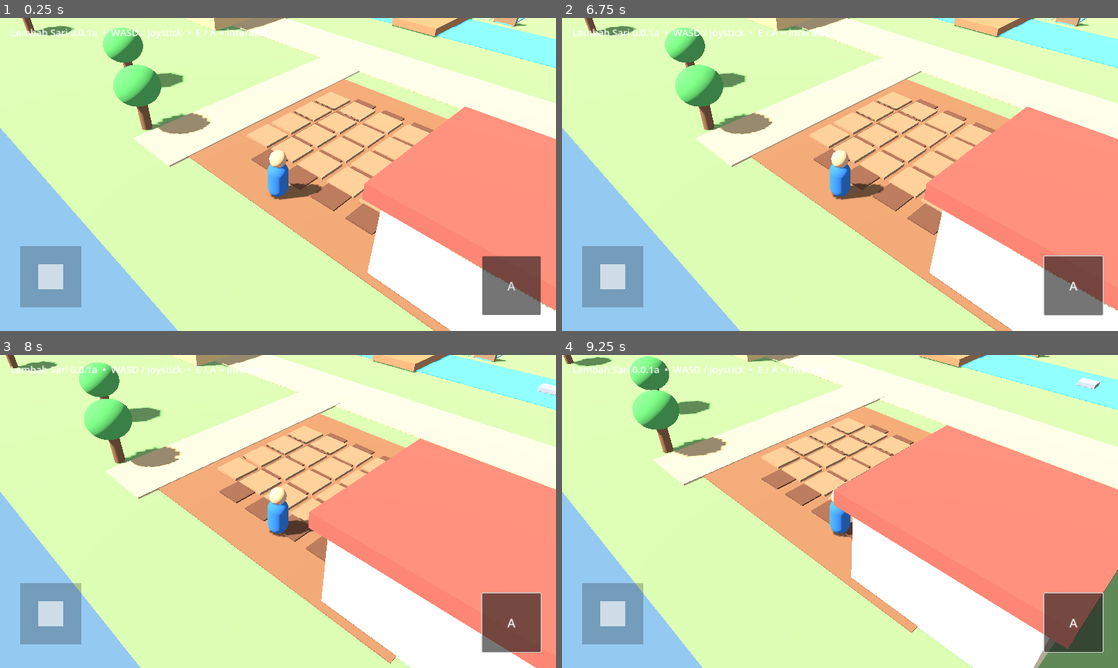
Above: before the commit, frames 1-4 (two rows, left to right).
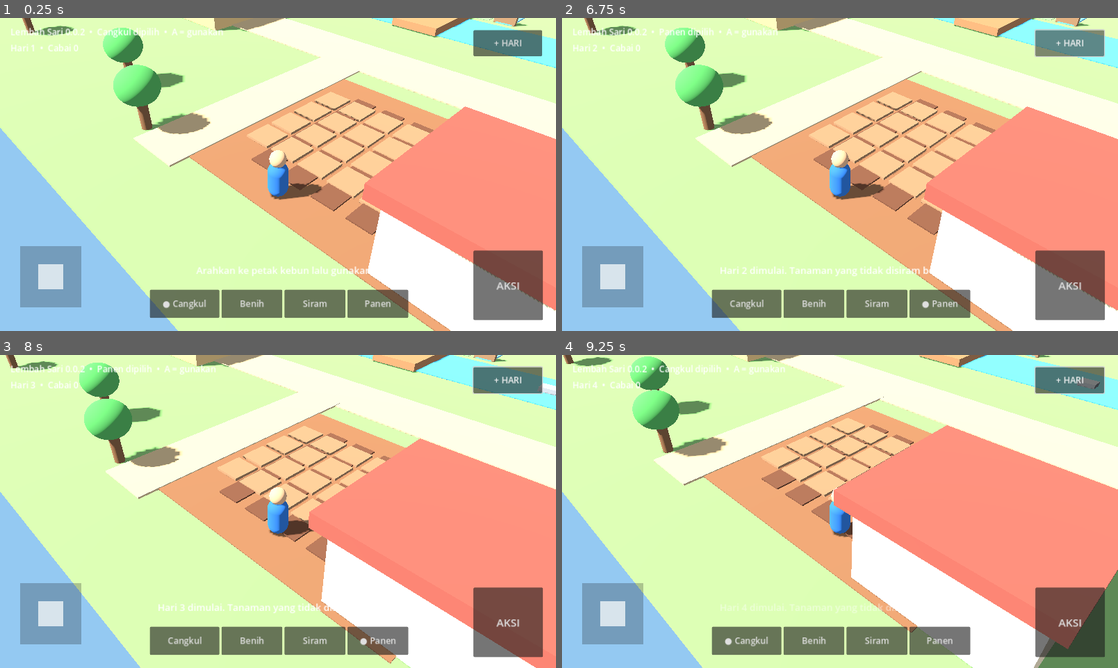
Above: after the commit, the same moments.

Repository: eneft/Lembah-sari
Game: Godot game, scene res://scenes/Main.tscn
The game is run twice, just before and just after one commit, with the same random seed, the same clock (stepped at 60 frames per second) and the same inputs.
Inputs (mouse positions are in pixels of both pictures, inside the frame that each line leads up to):
- Up to frame 1 (0.25 s): no input
- Up to frame 2 (6.75 s): click "A" (after the commit: "AKSI") at 0.5 s; click (745, 302) at 1.25 s, where only the run after the commit has a clickable "● Cangkul"; click (812, 302) at 2 s, where only the run after the commit has a clickable "Benih"; click (745, 302) at 2.75 s, where only the run after the commit has a clickable "Cangkul"; click (878, 302) at 3.5 s, where only the run after the commit has a clickable "Siram"; click (878, 302) at 4.25 s, where only the run after the commit has a clickable "● Siram"; click (940, 302) at 5 s, where only the run after the commit has a clickable "Panen"; click (940, 302) at 5.75 s, where only the run after the commit has a clickable "● Panen"; click (1067, 43) at 6.5 s, where only the run after the commit has a clickable "+ HARI"
- Up to frame 3 (8 s): tap Enter at 7.25 s; drag from (50, 614) to (333, 442) at 7.27 s
- Up to frame 4 (9.25 s): drag from (728, 527) to (812, 574) at 8.02 s; tap Space at 8.75 s; move the mouse to (895, 442) at 8.77 s; hold D (move_right) from 8.78 s (still down); tap 1 at 8.85 s

The runs differ from the first frame. In frame 1, 7.0% of the frame differs, in the area x 2-98%, y 3-97%; in frame 2, 7.1%; in frame 3, 7.0%; in frame 4, 6.8%.
Error before the commit: Invalid access to property or key 'pressed' on a base object of type 'null instance'. (res://scripts/mobile_controls.gd:19)

Commit message:
feat: add farming HUD and mobile quickbar

Diff:
--- a/ui/MobileControls.tscn
+++ b/ui/MobileControls.tscn
@@ -39,23 +39,87 @@
 layout_mode = 0
 offset_right = 58.0
 offset_bottom = 58.0
-color = Color(1, 1, 1, 0.65)
+color = Color(1, 1, 1, 0.72)
 mouse_filter = 2
 
 [node name="ActionButton" type="Button" parent="Root"]
 layout_mode = 0
-offset_left = 1110.0
-offset_top = 548.0
-offset_right = 1245.0
-offset_bottom = 683.0
-theme_override_font_sizes/font_size = 28
-text = "A"
+offset_left = 1090.0
+offset_top = 535.0
+offset_right = 1250.0
+offset_bottom = 695.0
+theme_override_font_sizes/font_size = 25
+text = "AKSI"
+
+[node name="HoeButton" type="Button" parent="Root"]
+layout_mode = 0
+offset_left = 345.0
+offset_top = 625.0
+offset_right = 505.0
+offset_bottom = 690.0
+theme_override_font_sizes/font_size = 20
+text = "● Cangkul"
+
+[node name="SeedButton" type="Button" parent="Root"]
+layout_mode = 0
+offset_left = 510.0
+offset_top = 625.0
+offset_right = 650.0
+offset_bottom = 690.0
+theme_override_font_sizes/font_size = 20
+text = "Benih"
+
+[node name="WaterButton" type="Button" parent="Root"]
+layout_mode = 0
+offset_left = 655.0
+offset_top = 625.0
+offset_right = 795.0
+offset_bottom = 690.0
+theme_override_font_sizes/font_size = 20
+text = "Siram"
+
+[node name="HandButton" type="Button" parent="Root"]
+layout_mode = 0
+offset_left = 800.0
+offset_top = 625.0
+offset_right = 940.0
+offset_bottom = 690.0
+theme_override_font_sizes/font_size = 20
+text = "Panen"
+
+[node name="DayButton" type="Button" parent="Root"]
+layout_mode = 0
+offset_left = 1090.0
+offset_top = 28.0
+offset_right = 1248.0
+offset_bottom = 88.0
+theme_override_font_sizes/font_size = 20
+text = "+ HARI"
 
 [node name="Hint" type="Label" parent="Root"]
 layout_mode = 0
 offset_left = 24.0
 offset_top = 18.0
-offset_right = 520.0
-offset_bottom = 72.0
+offset_right = 820.0
+offset_bottom = 52.0
+theme_override_font_sizes/font_size = 20
+text = "Lembah Sari 0.0.2  •  Cangkul dipilih  •  A = gunakan"
+
+[node name="Status" type="Label" parent="Root"]
+layout_mode = 0
+offset_left = 24.0
+offset_top = 55.0
+offset_right = 420.0
+offset_bottom = 92.0
+theme_override_font_sizes/font_size = 20
+text = "Hari 1  •  Cabai 0"
+
+[node name="Feedback" type="Label" parent="Root"]
+layout_mode = 0
+offset_left = 350.0
+offset_top = 565.0
+offset_right = 1010.0
+offset_bottom = 612.0
 theme_override_font_sizes/font_size = 22
-text = "Lembah Sari 0.0.1a  •  WASD / joystick  •  E / A = interaksi"
+horizontal_alignment = 1
+text = "Arahkan ke petak kebun lalu gunakan alat."
